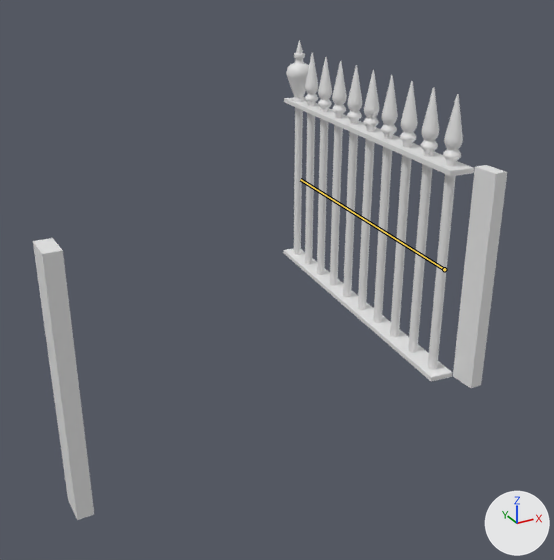
The Blender file Assets/models/first_area/gate_to_shrine.blend: old version first, new version second.
Before and after are seen from a 50 mm camera at (-190.0, -300.0, 154.0) aimed at (20.0, 81.0, -36.0). The lights are fixed; the arrows at lower right show +X, +Y and +Z. Both versions are drawn at frame 20 of the action 'open'; the numbers are the values there. The bones that bend it are drawn over the model as lines.

Names of what the first picture shows: 'Cube', 'fence001'.
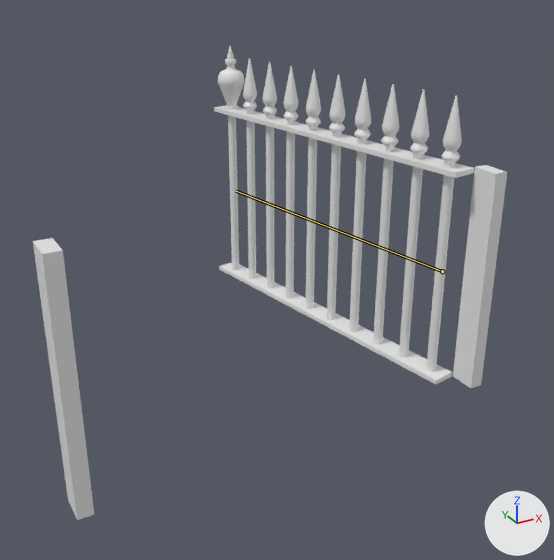
The change in detail:
Bone 'Bone' (bone_bone) moves from (0.0, -6.5, -16.7) to (0.0, -3.8, -15.4).
Bone 'Bone' (bone_bone) turns from (-96, 0, 0) to (-80, 0, 0) degrees about its own x, y and z.

Location of each change, [x1, y1, x2, y2] in pixels of the pictures (554 x 560 px):
'fence001', posed (36% wider): before [283, 40, 474, 382]; after [214, 46, 474, 384]
bone 'Bone', root to tip: before (444, 269) to (300, 179); after (442, 271) to (236, 191)
